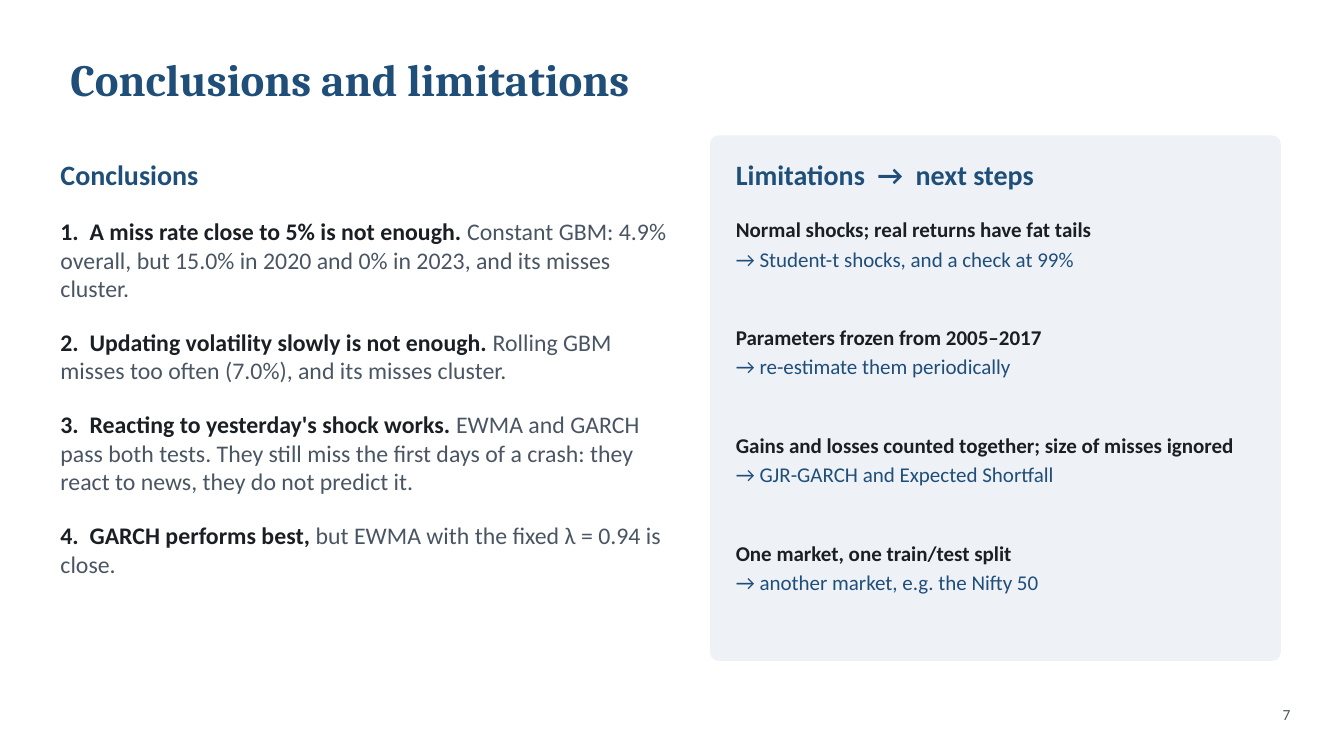
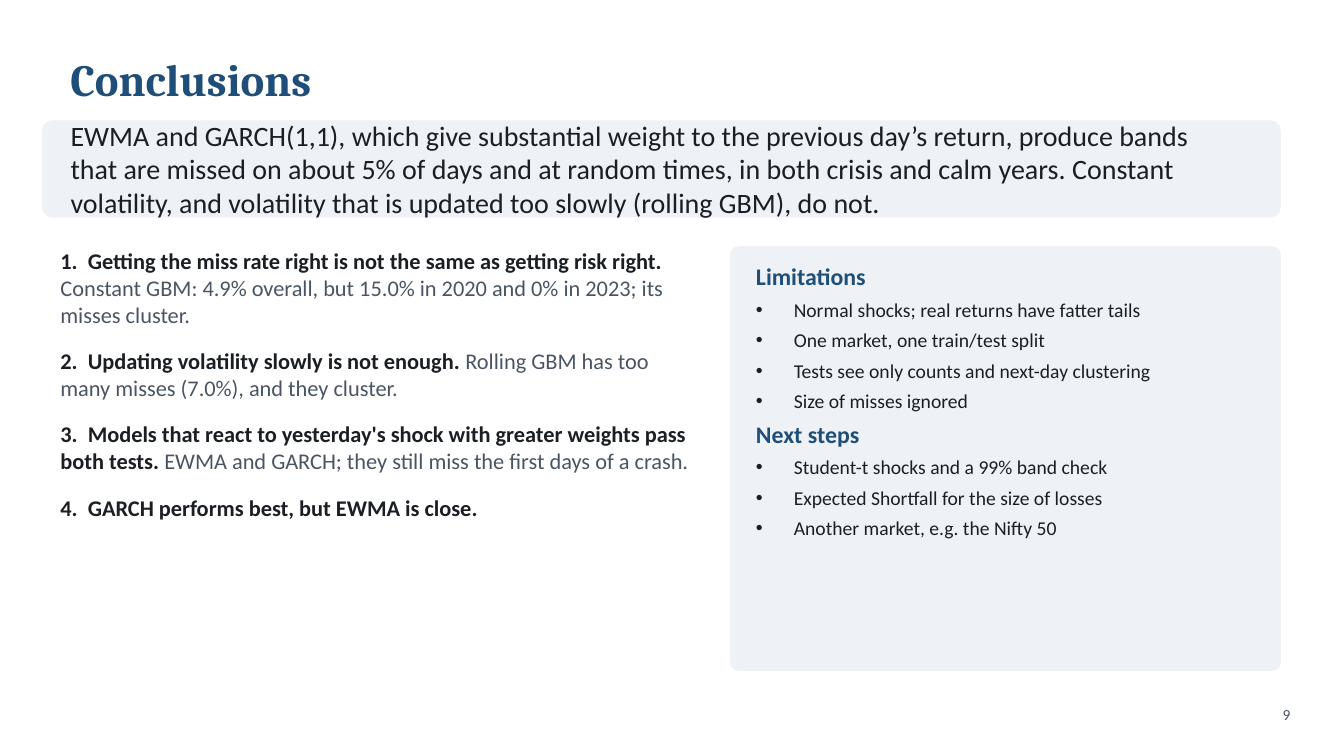
Before and after one commit to Harry140896/Volatility-band-width, a slide deck: slide 9 of docs/Volatility_Band_Width_slides.pptx (slide 7 before the commit). Drawn at 1344x756 pixels with LibreOffice and Linux fonts; fonts in the diff are those of the drawing. Boxes give left, top, right and bottom in pixels: in the first picture for what was removed or moved away, otherwise in the second. Text is boxed around its words. In the diff, an @@ line names an element or a change of style, - is before the commit and + after.

Commit message:
presentation ready

```diff
--- a/docs/Volatility_Band_Width_slides.pptx
+++ b/docs/Volatility_Band_Width_slides.pptx
@@ title at (x1=70, y1=65, x2=311, y2=97): text changed @@
-Conclusions and limitations
+Conclusions
@@ rounded rectangle added at (x1=42, y1=121, x2=1280, y2=217), fill #EEF2F7, outline #EEF2F7 1 pt @@
@@ text added at (x1=71, y1=125, x2=1188, y2=218), 20 pt, text #1B1F24 @@
+EWMA and GARCH(1,1), which give substantial weight to the previous day’s return, produce bands that are missed on about 5% of days and at random times, in both crisis and calm years. Constant volatility, and volatility that is updated too slowly (rolling GBM), do not.
@@ text removed at (x1=60, y1=165, x2=198, y2=186) @@
-Conclusions
@@ text removed at (x1=736, y1=165, x2=1033, y2=190) @@
-Limitations → next steps
@@ text removed at (x1=736, y1=222, x2=1091, y2=270) @@
-Normal shocks; real returns have fat tails
-→ Student-t shocks, and a check at 99%
@@ text at (x1=60, y1=253, x2=689, y2=520): text changed; size 17 to 16 pt; text colour #4A5563 to #1B1F24; bold on @@
-1. A miss rate close to 5% is not enough. Constant GBM: 4.9% overall, but 15.0% in 2020 and 0% in 2023, and its misses cluster.
-2. Updating volatility slowly is not enough. Rolling GBM misses too often (7.0%), and its misses cluster.
-3. Reacting to yesterday's shock works. EWMA and GARCH pass both tests. They still miss the first days of a crash: they react to news, they do not predict it.
-4. GARCH performs best, but EWMA with the fixed λ = 0.94 is close.
+1. Getting the miss rate right is not the same as getting risk right. Constant GBM: 4.9% overall, but 15.0% in 2020 and 0% in 2023; its misses cluster.
+2. Updating volatility slowly is not enough. Rolling GBM has too many misses (7.0%), and they cluster.
+3. Models that react to yesterday's shock with greater weights pass both tests. EWMA and GARCH; they still miss the first days of a crash.
+4. GARCH performs best, but EWMA is close.
@@ rounded rectangle resized from (x1=711, y1=136, x2=1280, y2=660) to (x1=731, y1=247, x2=1280, y2=670) @@
@@ rounded rectangle at (x1=731, y1=247, x2=1280, y2=670): proportions changed @@
@@ text added at (x1=756, y1=268, x2=1151, y2=539), 14 pt, text #1B1F24 @@
+Limitations
+• Normal shocks; real returns have fatter tails
+• One market, one train/test split
+• Tests see only counts and next-day clustering
+• Size of misses ignored
+Next steps
+• Student-t shocks and a 99% band check
+• Expected Shortfall for the size of losses
+• Another market, e.g. the Nifty 50
@@ text removed at (x1=736, y1=330, x2=1041, y2=378) @@
-Parameters frozen from 2005–2017
-→ re-estimate them periodically
@@ text removed at (x1=736, y1=438, x2=1234, y2=486) @@
-Gains and losses counted together; size of misses ignored
-→ GJR-GARCH and Expected Shortfall
@@ text removed at (x1=736, y1=546, x2=1038, y2=594) @@
-One market, one train/test split
-→ another market, e.g. the Nifty 50
@@ page number at (x1=1283, y1=710, x2=1291, y2=720): text changed @@
-7
+9
```
Also in this commit, not shown: 3 other slides changed, 5 slides added, 3 slides removed.
